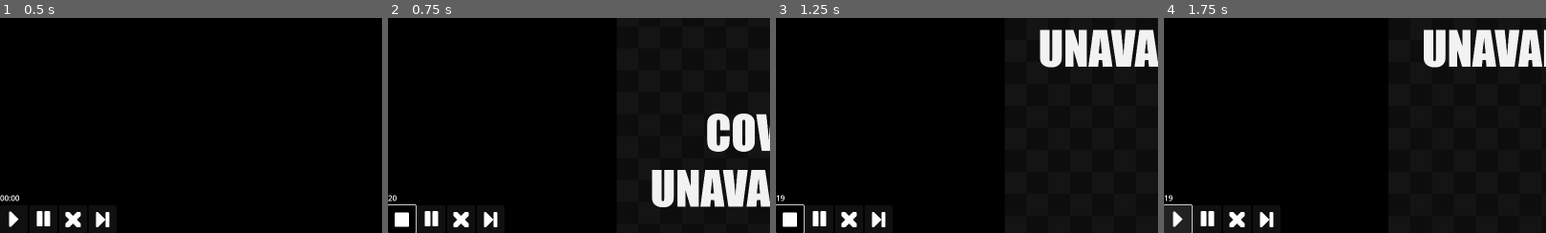
Above: before the commit, frames 1-4 (left to right).
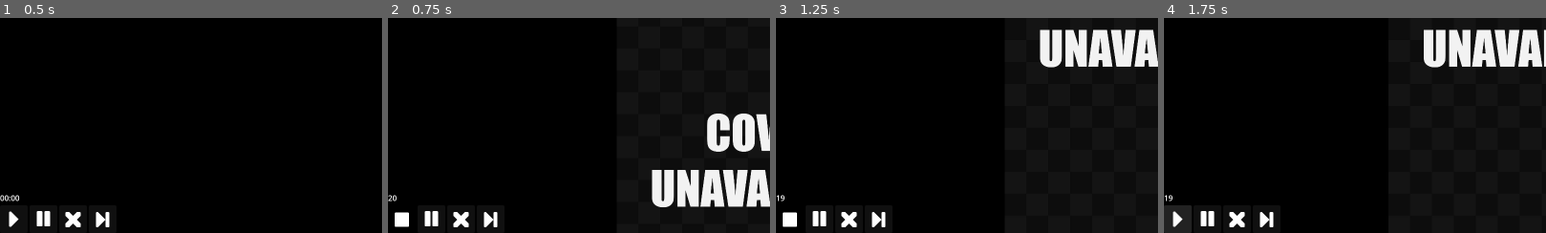
Above: after the commit, the same moments.

Repository: carter-lilley/game_shuffler
Game: Godot game, scene res://Scenes/modes/mode_grabbag.tscn
Two runs of this game, one before a commit and one after it. Both use one fixed random seed, a clock stepped at 60 frames per second and the inputs below. This scene is started directly instead of the project's main scene.
Inputs (mouse positions are % of the whole screen's width and height, from its top left):
- Up to frame 1 (0.5 s): no input
- Up to frame 2 (0.75 s): click (2, 97) at 0.5 s
- Up to frame 3 (1.25 s): no input
- Up to frame 4 (1.75 s): click (2, 97) at 1.25 s
The pictures show only the part of the screen within x 0-50%, y 50-100%; the shares and areas given below are measured in that part.

Frame 1 is identical in both runs. In frame 2, less than 0.1% of the frame differs, in the area x 0-8%, y 86-100%; in frame 3, less than 0.1%; in frame 4, less than 0.1%.
Error in both runs: Modulo by zero error in operator '%'. (res://Globals/globals.gd:51)

Commit message:
disabled focus border

Diff:
--- a/Scenes/modes/mode_grabbag.tscn
+++ b/Scenes/modes/mode_grabbag.tscn
@@ -7,6 +7,14 @@
 [ext_resource type="Texture2D" uid="uid://obmpq4l4uwm5" path="res://Sprites/ui_icons/1x/cross.png" id="4_2ucpa"]
 [ext_resource type="Texture2D" uid="uid://b022tynb5hjol" path="res://Sprites/ui_icons/1x/forward.png" id="4_urtub"]
 [ext_resource type="Texture2D" uid="uid://j4cmw1ripp26" path="res://Sprites/ui_icons/1x/next.png" id="6_r3txv"]
+
+[sub_resource type="StyleBoxEmpty" id="StyleBoxEmpty_wb2bi"]
+
+[sub_resource type="StyleBoxEmpty" id="StyleBoxEmpty_027c1"]
+
+[sub_resource type="StyleBoxEmpty" id="StyleBoxEmpty_ml8ra"]
+
+[sub_resource type="StyleBoxEmpty" id="StyleBoxEmpty_4ki21"]
 
 [node name="grab_bag" type="Control"]
 layout_mode = 3
@@ -40,20 +48,24 @@
 [node name="Start" type="Button" parent="HBoxContainer/VBoxContainer/HBoxContainer"]
 custom_minimum_size = Vector2(0, 45)
 layout_mode = 2
+theme_override_styles/focus = SubResource("StyleBoxEmpty_wb2bi")
 toggle_mode = true
 icon = ExtResource("4_urtub")
 
 [node name="Pause" type="Button" parent="HBoxContainer/VBoxContainer/HBoxContainer"]
 layout_mode = 2
+theme_override_styles/focus = SubResource("StyleBoxEmpty_027c1")
 toggle_mode = true
 icon = ExtResource("1_4rgtf")
 
 [node name="Remove" type="Button" parent="HBoxContainer/VBoxContainer/HBoxContainer"]
 layout_mode = 2
+theme_override_styles/focus = SubResource("StyleBoxEmpty_ml8ra")
 icon = ExtResource("4_2ucpa")
 
 [node name="Skip" type="Button" parent="HBoxContainer/VBoxContainer/HBoxContainer"]
 layout_mode = 2
+theme_override_styles/focus = SubResource("StyleBoxEmpty_4ki21")
 icon = ExtResource("6_r3txv")
 
 [node name="user_settings" type="Node" parent="."]
Not shown: 1 places in Scenes/modes/mode_grabbag.tscn that only renumber resources
